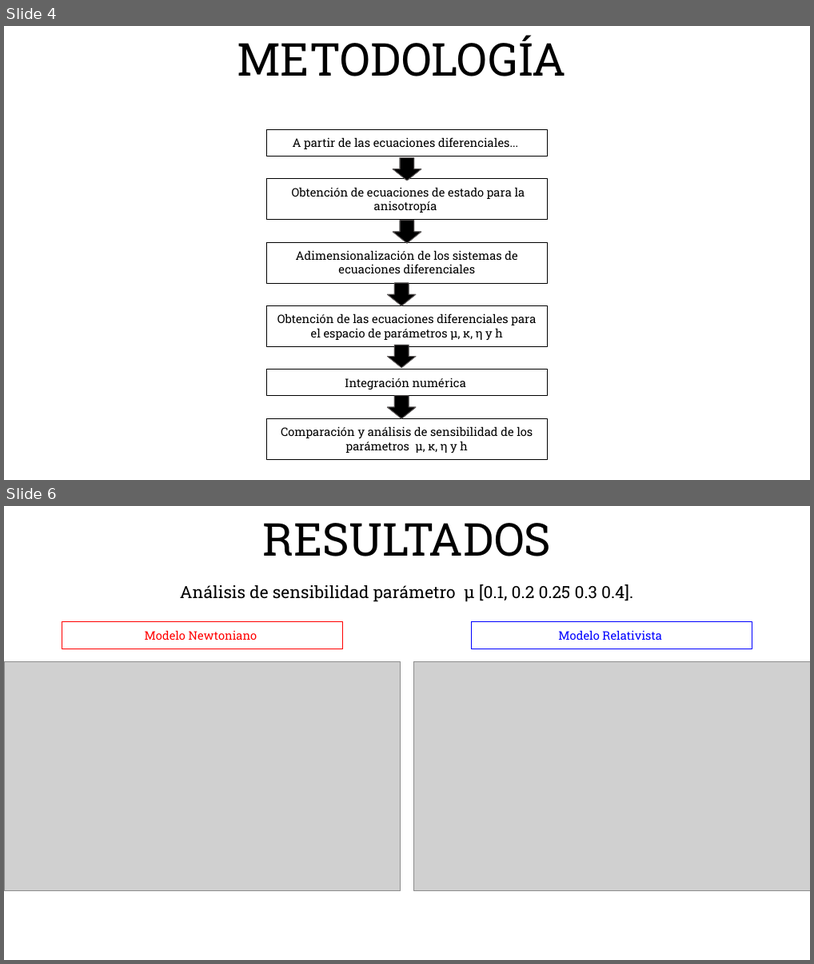
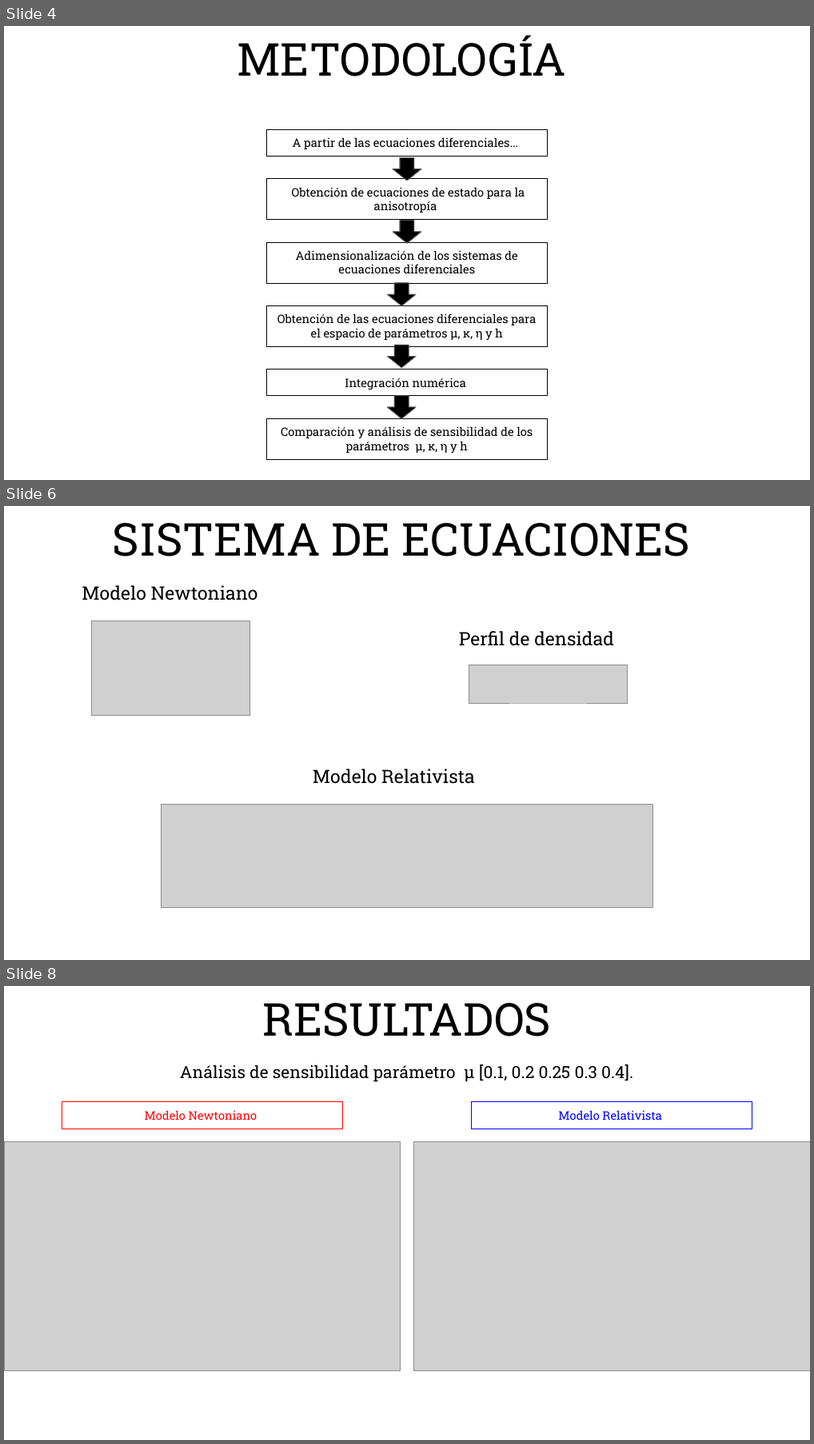
Before and after one commit to AndreSVargaS19/Mat.Avanzadas_2218420-2218426-2047095, a slide deck: Presentación_A4.pptx. Shown one above the other, each under a label of ours: slides 4 and 6 before the commit, slides 4, 6 and 8 after it; the slides between them are not shown. The pictures are 814x964 and 814x1444 pixels, drawn with LibreOffice and Linux fonts; fonts in the diff are those of the drawing; grey boxes stand for pictures; background and template pictures are left out. Boxes give left, top, right and bottom in pixels: in the first picture for what was removed or moved away, otherwise in the second. Text is boxed around its words. In the diff, an @@ line names an element or a change of style, - is before the commit and + after.

```diff
--- a/Presentación_A4.pptx
+++ b/Presentación_A4.pptx
@@ slide 6 added at (4,506,810,960), background #FFFFFF; not listed: 1 template element that a slide beside it also shows @@
@@ title added at (113,523,690,556), 54 pt, text #000000 @@
+SISTEMA DE ECUACIONES
@@ text added at (82,585,258,600), 22 pt, text #000000 @@
+Modelo Newtoniano
@@ picture added at (92,621,250,716) @@
@@ text added at (459,631,614,646), 22 pt, text #000000 @@
+Perfil de densidad
@@ picture added at (470,664,627,703) @@
@@ text added at (313,768,475,784), 22 pt, text #000000 @@
+Modelo Relativista
@@ picture added at (162,804,653,908) @@
@@ what was slide 6 is now slide 8 @@
```
Also in this commit, not shown: 3 slides changed, 1 other slide added.
